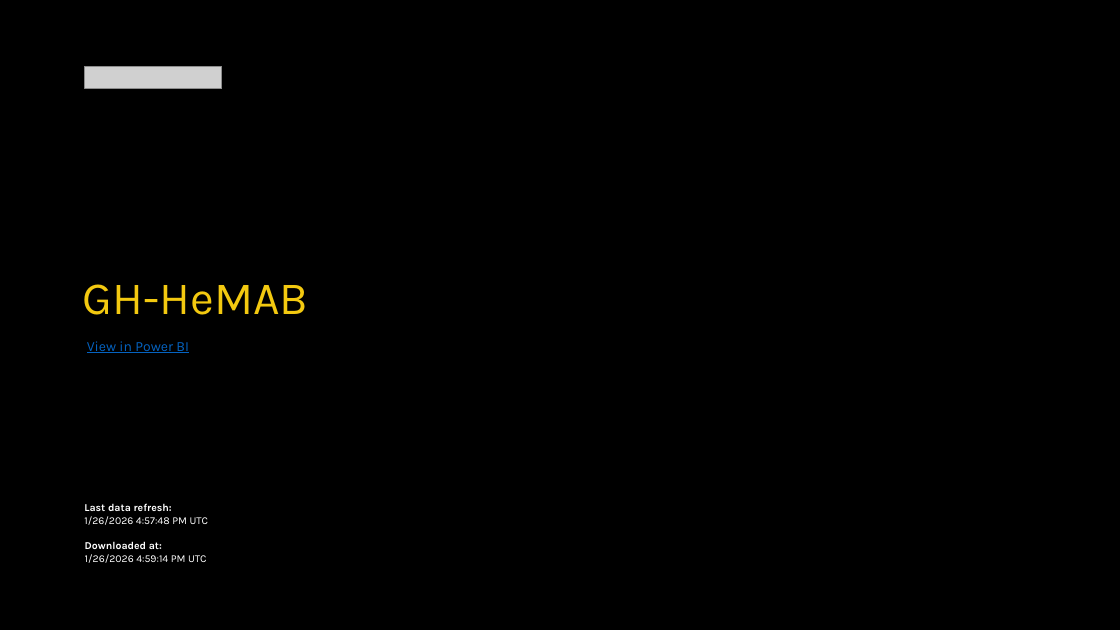
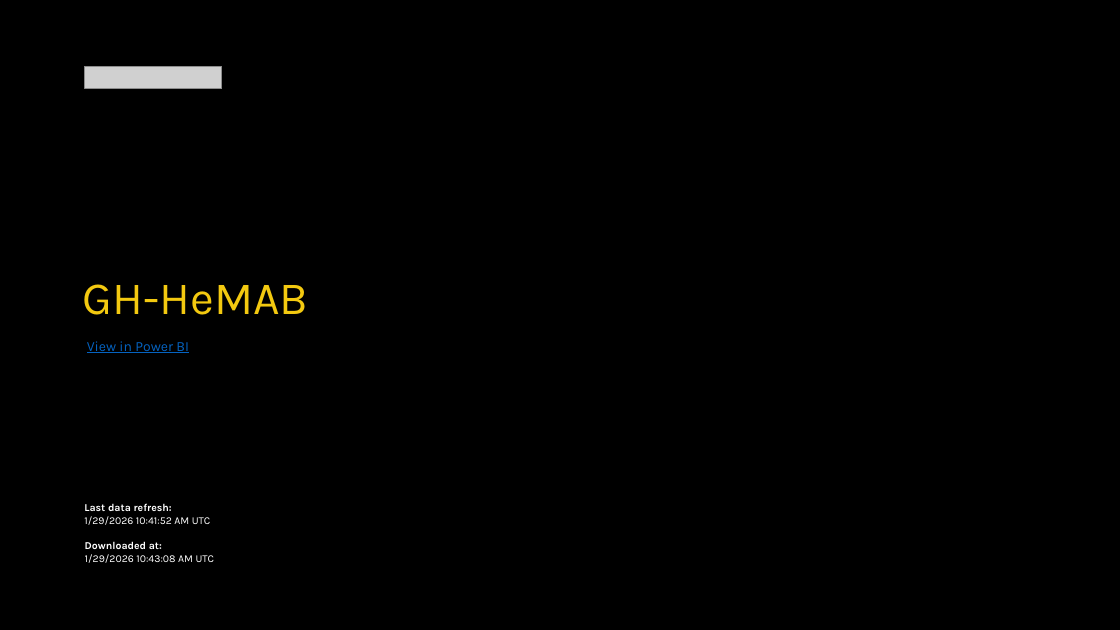
Before and after one commit to WilliamDormechele/HeMAB-Dashboard, a slide deck: slide 1 of reports/PowerBI/HeMAB_QA_Dashboard_Latest.pptx. Drawn at 1120x630 pixels with LibreOffice and Linux fonts; fonts in the diff are those of the drawing; grey boxes stand for pictures; background and template pictures are left out. Boxes give left, top, right and bottom in pixels: in the first picture for what was removed or moved away, otherwise in the second. Text is boxed around its words. In the diff, an @@ line names an element or a change of style, - is before the commit and + after.

```diff
--- a/reports/PowerBI/HeMAB_QA_Dashboard_Latest.pptx
+++ b/reports/PowerBI/HeMAB_QA_Dashboard_Latest.pptx
@@ text at (x1=84, y1=516, x2=211, y2=525): text changed @@
-1/26/2026 4:57:48 PM UTC
+1/29/2026 10:41:52 AM UTC
@@ text at (x1=85, y1=554, x2=215, y2=563): text changed @@
-1/26/2026 4:59:14 PM UTC
+1/29/2026 10:43:08 AM UTC
```
Also in this commit, not shown: 20 other files.
